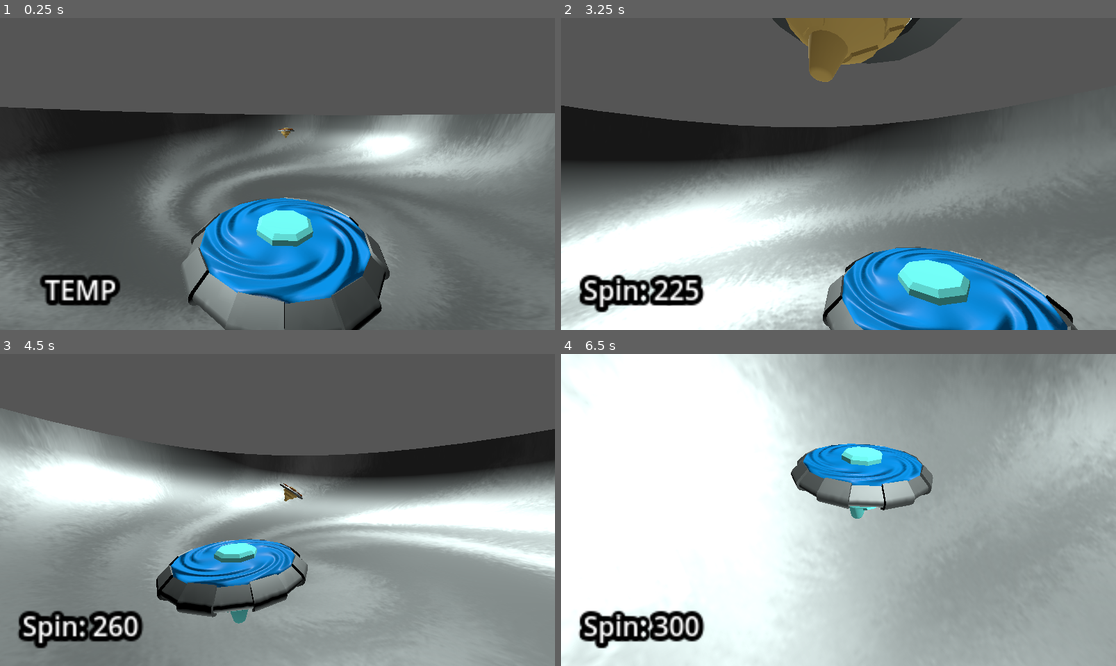
Above: before the commit, frames 1-4 (two rows, left to right).
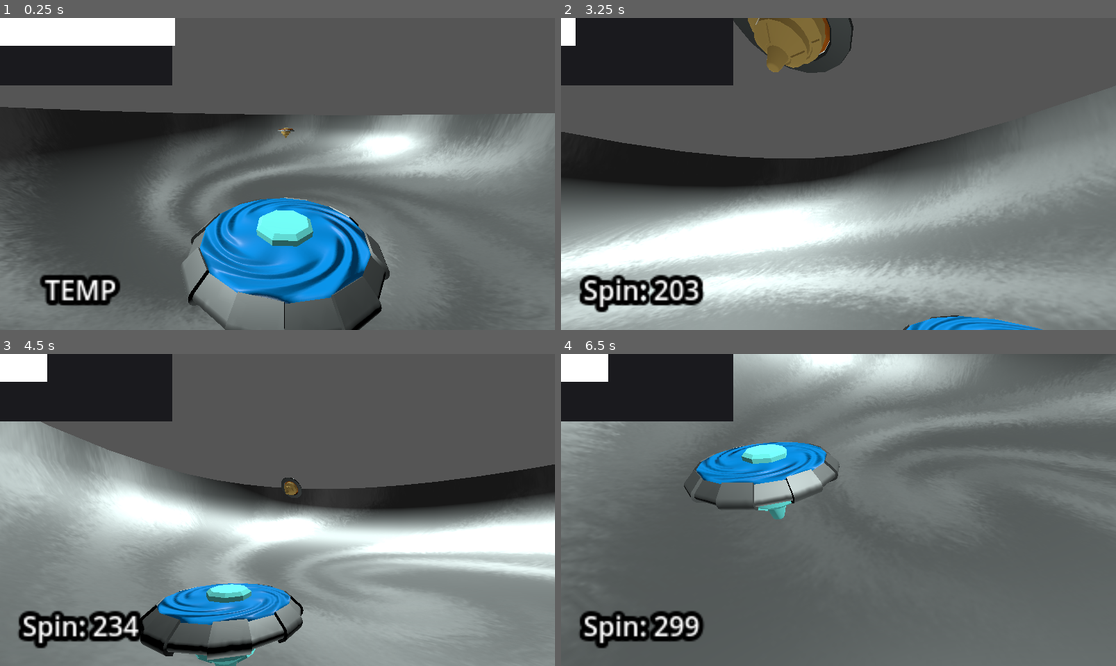
Above: after the commit, the same moments.

Repository: StudentLoanCyclone/StudentLoanCyclone
Game: Godot game, scene res://main.tscn
Two runs of this game, one before a commit and one after it. Both use one fixed random seed, a clock stepped at 60 frames per second and the inputs below.
Inputs (mouse positions are in pixels of both pictures, inside the frame that each line leads up to):
- Up to frame 1 (0.25 s): no input
- Up to frame 2 (3.25 s): tap Enter at 0.5 s; move the mouse to (960, 158) at 0.52 s; press the mouse at (960, 158) at 0.53 s; right-click (960, 158) at 0.8 s; move the mouse to (727, 189) at 1.27 s; release the mouse at (727, 189) at 1.28 s; right-click (727, 189) at 1.35 s; click (727, 189) at 1.55 s; move the mouse to (894, 105) at 2.02 s; press the mouse at (894, 105) at 2.03 s; right-click (894, 105) at 2.3 s; move the mouse to (810, 236) at 2.77 s; release the mouse at (810, 236) at 2.78 s; right-click (810, 236) at 2.85 s; click (810, 236) at 3.05 s
- Up to frame 3 (4.5 s): move the mouse to (444, 556) at 3.52 s; press the mouse at (444, 556) at 3.53 s; right-click (444, 556) at 3.8 s; move the mouse to (111, 463) at 4.27 s; release the mouse at (111, 463) at 4.28 s; right-click (111, 463) at 4.35 s
- Up to frame 4 (6.5 s): click (672, 463) at 4.55 s; move the mouse to (866, 510) at 5.02 s; press the mouse at (866, 510) at 5.03 s; right-click (866, 510) at 5.3 s; move the mouse to (755, 432) at 5.77 s; release the mouse at (755, 432) at 5.78 s; right-click (755, 432) at 5.85 s; click (755, 432) at 6.05 s

The runs differ from the first frame. In frame 1, 6.8% of the frame differs, in the area x 0-32%, y 0-22%; in frame 2, 51%; in frame 3, 48%; in frame 4, 94%, in the area x 0-100%, y 0-100%.

Commit message:
added a stamina feature, needs more work

Diff:
--- a/student-loan-cyclone/camera_tracked.gd
+++ b/student-loan-cyclone/camera_tracked.gd
@@ -10,16 +10,30 @@
 
 var UItext
 
+var can_regen = true
+var time_to_wait = 1.5
+var s_timer = 0
+var can_start_timer = true
+@export var max_stamina := 100.0
+@onready var stamina = $TextureProgressBar
+
+
+
 func _ready():
 	selfRigidbody = get_parent().get_node("RigidBody3D")
 	UItext = get_node("Label3D")
 
-func _physics_process(_delta):
+	stamina.value = max_stamina
+
+
+
+func _physics_process(delta):
 	if enemyRigidbody == null:
 		if selfRigidbody.target != null:
 			enemyRigidbody = selfRigidbody.get_target()
 
 	if enemyRigidbody != null:
+
 		selfPosition = selfRigidbody.global_position
 		enemyPosition = enemyRigidbody.global_position
 
@@ -29,3 +43,17 @@
 		self.global_position = selfPosition + Vector3(clamp(-enemyPosition[0], -3.5, 3.5), 2.5, clamp(-enemyPosition[2], -3.5, 3.5))
 
 		UItext.text = "Spin: " + str(int(selfRigidbody.current_spin))
+
+	#regen stamina
+	if can_regen == true:
+		stamina.value = move_toward(stamina.value, 100.0, 10.0 * delta)
+
+	stamina.value = clamp(stamina.value + (5.0 * delta), 0.0, 100.0)
+
+func get_stamina():
+	return stamina.value
+
+func set_stamina(value):
+	if stamina.value >= value:
+		stamina.value -= value
+	return
--- a/student-loan-cyclone/cyclone.gd
+++ b/student-loan-cyclone/cyclone.gd
@@ -12,8 +12,12 @@
 
 var target : Node3D
 
+@export var  selfcamera : Camera3D
+
+
 # Called when the node enters the scene tree for the first time.
 func _ready():
+
 	launch()
 
 func _physics_process(delta):
@@ -48,9 +52,11 @@
 func _input(event):
 	if self.is_in_group("player") and target:
 		if event.is_action_pressed("attack"):
-			attack()
+			if(selfcamera.get_stamina() > 10):
+				attack()
 		if event.is_action_pressed("defend"):
-			defend()
+			if(selfcamera.get_stamina() > 10):
+				defend()
 
 func launch():
 	current_spin = initial_spin
@@ -61,6 +67,7 @@
 	angular_velocity.z = randf_range(0,10)
 
 func attack():
+	selfcamera.set_stamina(30)
 
 	var chasedir = (target.global_position - global_position).normalized()
 	current_spin += spin_boost
@@ -68,15 +75,14 @@
 	linear_velocity = chasedir * 20
 
 func defend():
+	selfcamera.set_stamina(30)
+
 	var distance = target.global_position - global_position
-	print("defend works")
 
 	if (distance).length() < 20:
-		print("defend")
 		#this is the same as recieve impact but eh
 		target.apply_central_impulse(distance.normalized() * 500)
 		target.current_spin -= abs(current_spin) * 0.02
-
 
 func _on_area_3d_body_entered(body): #for detection
 	if body != self and body.name != "bowl":
@@ -96,8 +102,6 @@
 func recieve_impact(force: Vector3, opposing_spin: float):
 	if target:
 		var target_v = target.linear_velocity
-		print(target_v)
-		print(self.current_spin)
 
 		apply_central_impulse(force + target_v)
 
--- a/student-loan-cyclone/main.tscn
+++ b/student-loan-cyclone/main.tscn
@@ -11,6 +11,8 @@
 [ext_resource type="Texture2D" uid="uid://c6gctrrvyvm18" path="res://asset/spinner2/swirlcyclone_albedo.png" id="8_2cqfq"]
 [ext_resource type="Texture2D" uid="uid://byxugj3xv773q" path="res://asset/spinner2/swirlcyclone_normal.png" id="9_yaehf"]
 [ext_resource type="Material" uid="uid://bhx4payryrcni" path="res://asset/spinner2/s2_metal.tres" id="10_074og"]
+[ext_resource type="Texture2D" uid="uid://bpxediverfkfs" path="res://asset/stamina_bar/Screenshot 2026-06-22 at 20.54.39.png" id="12_ycdy4"]
+[ext_resource type="Texture2D" uid="uid://cxw5b68lo5s81" path="res://asset/stamina_bar/Screenshot 2026-06-22 at 20.54.47.png" id="13_w48qg"]
 
 [sub_resource type="Environment" id="Environment_7dm0k"]
 background_mode = 1
@@ -241,11 +243,12 @@
 [node name="CyclonePlayer" type="Node3D" parent="." groups=["player", "spinner"]]
 transform = Transform3D(1, 0, 0, 0, 1, 0, 0, 0, 1, 19.281153, -2.9757347, 0)
 
-[node name="RigidBody3D" type="RigidBody3D" parent="CyclonePlayer" groups=["player", "spinner"]]
+[node name="RigidBody3D" type="RigidBody3D" parent="CyclonePlayer" node_paths=PackedStringArray("selfcamera") groups=["player", "spinner"]]
 mass = 15.0
 physics_material_override = SubResource("PhysicsMaterial_074og")
 gravity_scale = 2.0
 script = ExtResource("3_efxa6")
+selfcamera = NodePath("../Camera3D")
 
 [node name="plastic" type="MeshInstance3D" parent="CyclonePlayer/RigidBody3D"]
 transform = Transform3D(0.7, 0, 0, 0, 0.7, 0, 0, 0, 0.7, 0, 0, 0)
@@ -301,5 +304,13 @@
 text = "TEMP"
 font_size = 16
 
+[node name="TextureProgressBar" type="TextureProgressBar" parent="CyclonePlayer/Camera3D"]
+offset_right = 364.0
+offset_bottom = 140.0
+step = 0.01
+texture_under = ExtResource("12_ycdy4")
+texture_progress = ExtResource("13_w48qg")
+metadata/_edit_use_anchors_ = true
+
 [connection signal="body_entered" from="CyclonePlayer/RigidBody3D/Area3D" to="CyclonePlayer/RigidBody3D" method="_on_area_3d_body_entered"]
 [connection signal="body_entered" from="CyclonePlayer/RigidBody3D/Area3D2" to="CyclonePlayer/RigidBody3D" method="_on_area_3d_2_body_entered"]
Binary file added: student-loan-cyclone/asset/stamina_bar/Screenshot 2026-06-22 at 20.54.39.png
Not shown, added: student-loan-cyclone/asset/stamina_bar/Screenshot 2026-06-22 at 20.54.39.png.import
Binary file added: student-loan-cyclone/asset/stamina_bar/Screenshot 2026-06-22 at 20.54.47.png
Not shown, added: student-loan-cyclone/asset/stamina_bar/Screenshot 2026-06-22 at 20.54.47.png.import
Not shown: 1 places in student-loan-cyclone/main.tscn that only renumber resources
